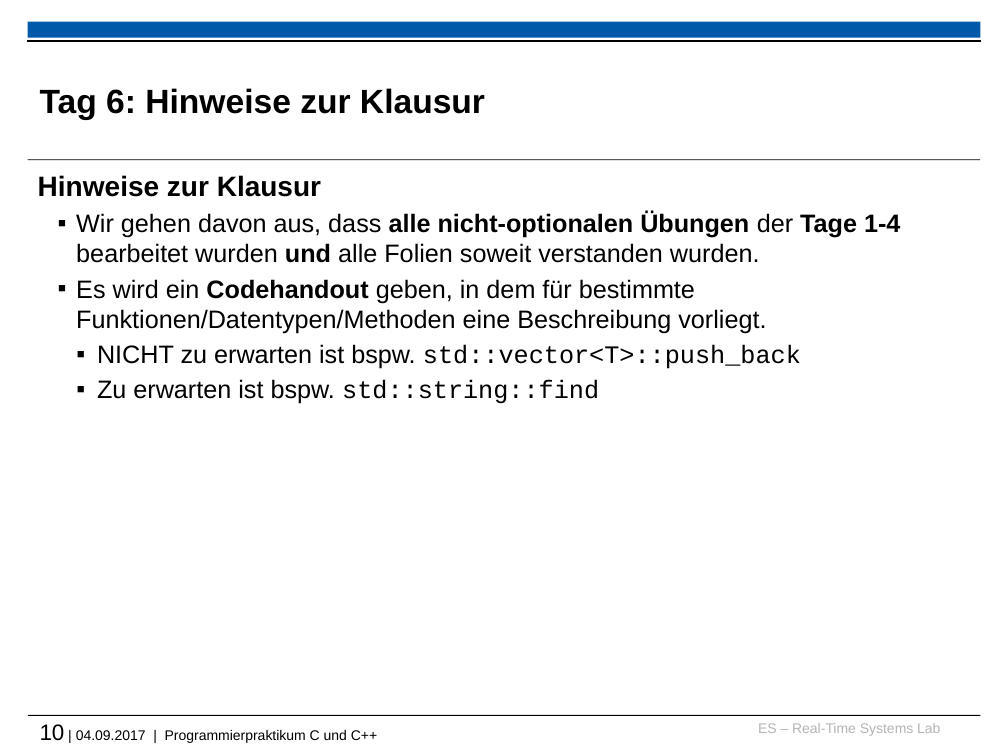
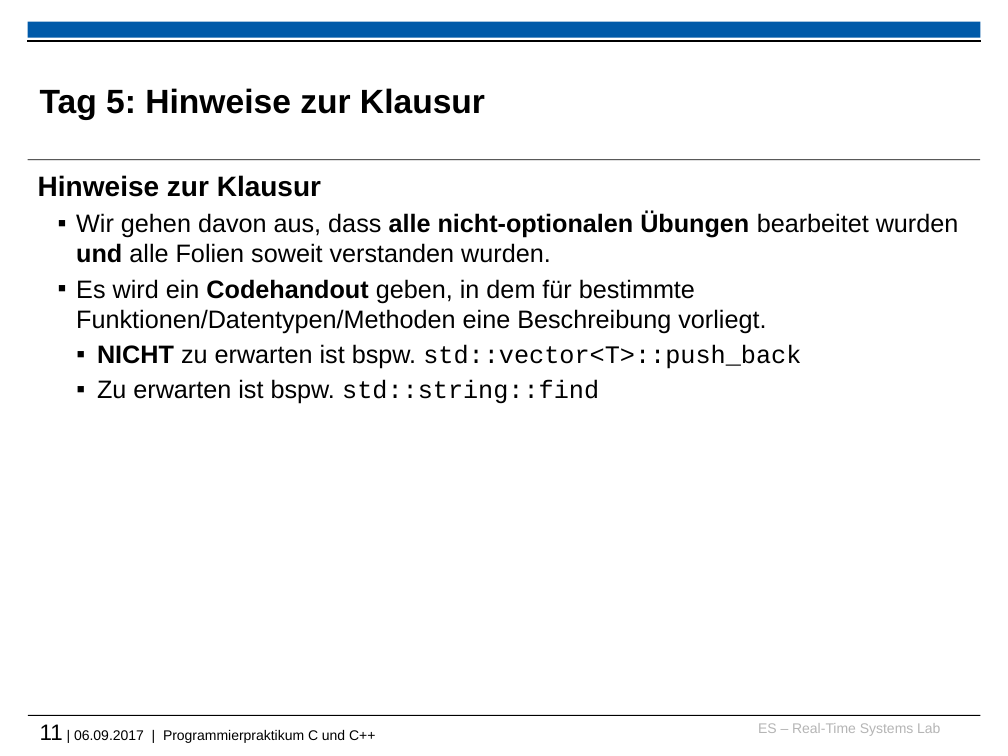
Before and after one commit to h82k/tud-cppp, a slide deck: slide 11 of 2017/recap_and_warmup_slides.pptx (slide 10 before the commit). Drawn at 1008x756 pixels with LibreOffice and Linux fonts; fonts in the diff are those of the drawing; background and template pictures are left out. Boxes give left, top, right and bottom in pixels: in the first picture for what was removed or moved away, otherwise in the second. Text is boxed around its words. In the diff, an @@ line names an element or a change of style, - is before the commit and + after.

```diff
--- a/2017/recap_and_warmup_slides.pptx
+++ b/2017/recap_and_warmup_slides.pptx
@@ title at (x1=40, y1=88, x2=485, y2=120): text changed @@
-Tag 6: Hinweise zur Klausur
+Tag 5: Hinweise zur Klausur
@@ text at (x1=76, y1=212, x2=959, y2=263): text changed @@
-  ▪ Wir gehen davon aus, dass alle nicht-optionalen Übungen der Tage 1-4 bearbeitet wurden und alle Folien soweit verstanden wurden.
+  ▪ Wir gehen davon aus, dass alle nicht-optionalen Übungen bearbeitet wurden und alle Folien soweit verstanden wurden.
@@ text at (x1=97, y1=344, x2=801, y2=369): bold on in "NICHT" @@
@@ text at (x1=40, y1=724, x2=375, y2=743): text changed @@
-10 | 04.09.2017 | Programmierpraktikum C und C++
+11 | 06.09.2017 | Programmierpraktikum C und C++
```
Also in this commit, not shown: 2 slides added, 1 other file.
